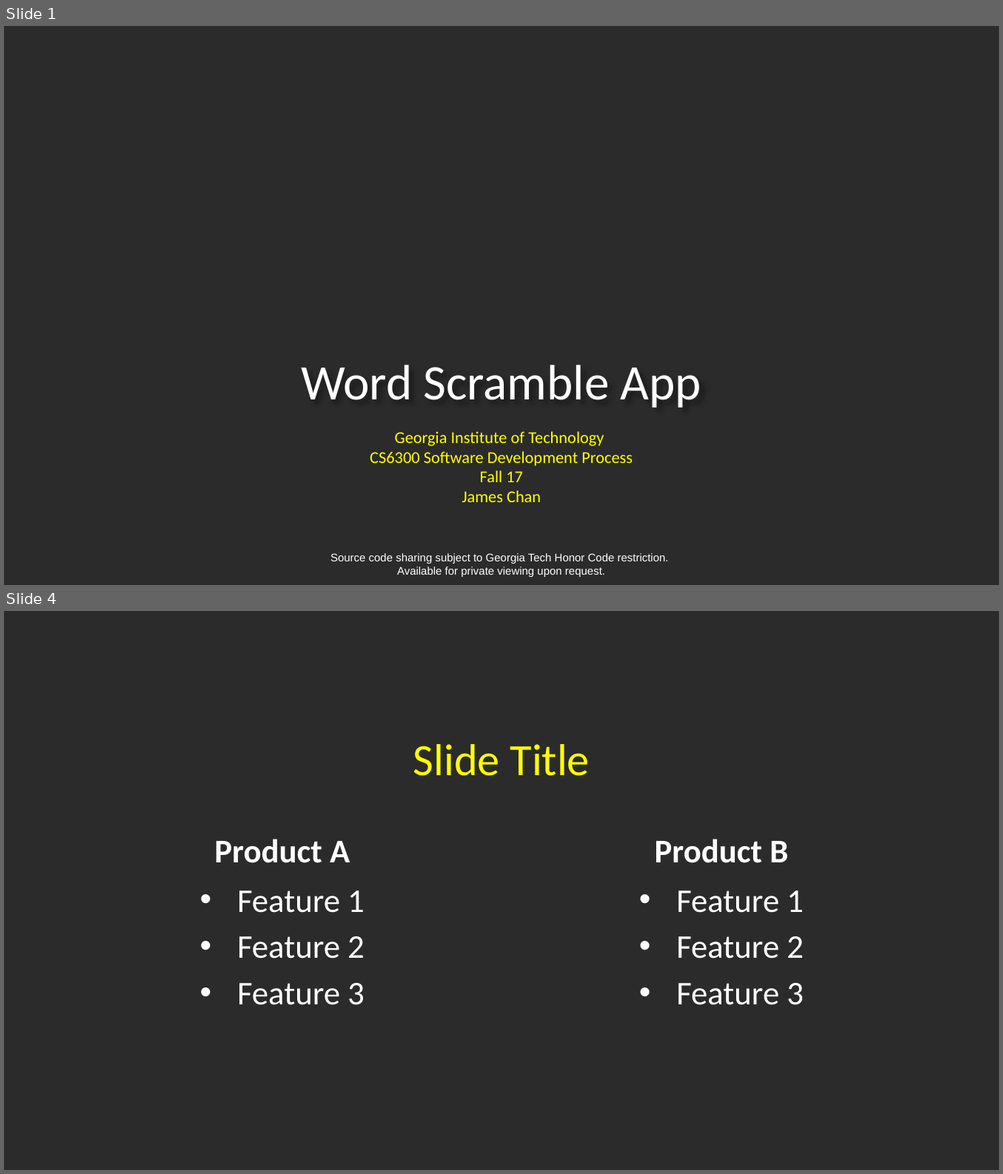
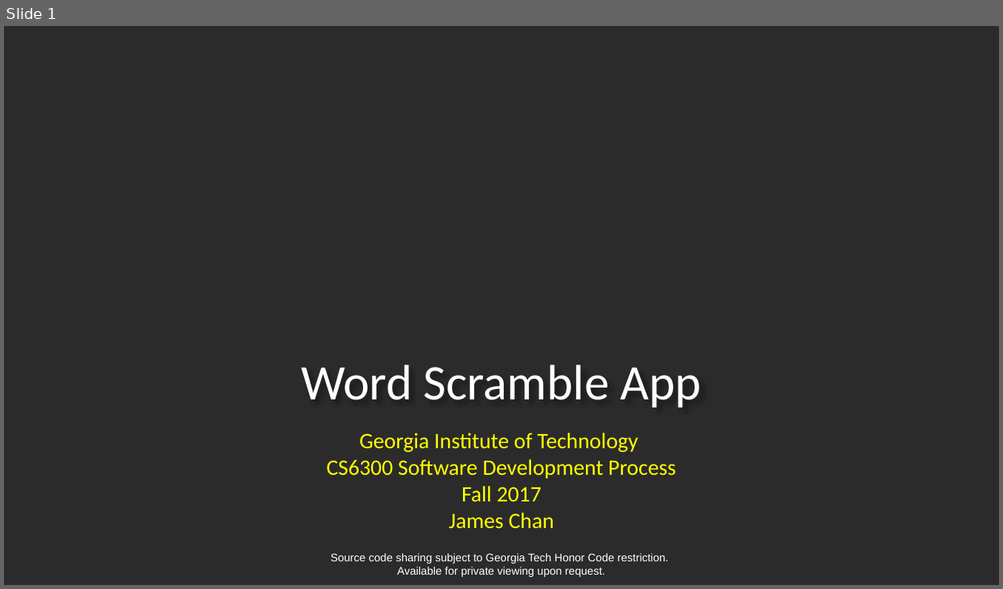
Before and after one commit to jameschanx/Georgia_Tech_School_Projects, a slide deck: Word Scramble App - CS6300 Software Development Process.pptx. Shown one above the other, each under a label of ours: slides 1 and 4 before the commit, slide 1 after it; the slides between them are not shown. The pictures are 1003x1174 and 1003x589 pixels, drawn with LibreOffice and Linux fonts; fonts in the diff are those of the drawing; background and template pictures are left out; a plain dark background stands for a picture behind light text. Boxes give left, top, right and bottom in pixels: in the first picture for what was removed or moved away, otherwise in the second. Text is boxed around its words. In the diff, an @@ line names an element or a change of style, - is before the commit and + after.

```diff
--- a/Word Scramble App - CS6300 Software Development Process.pptx
+++ b/Word Scramble App - CS6300 Software Development Process.pptx
@@ slide 4 removed at box(4, 611, 999, 1170), background picture (left out) @@
@@ title removed at box(413, 744, 589, 776) @@
-Slide Title
@@ text removed at box(214, 839, 350, 863) @@
-Product A
@@ text removed at box(654, 839, 788, 863) @@
-Product B
@@ text removed at box(237, 891, 364, 1005) @@
-• Feature 1
-• Feature 2
-• Feature 3
@@ text removed at box(676, 891, 803, 1005) @@
-• Feature 1
-• Feature 2
-• Feature 3
@@ slide 1 changed as well @@
@@ subtitle at box(327, 433, 676, 529): text changed; size 12 to 16 pt @@
-Georgia Institute of Technology
-CS6300 Software Development Process
-Fall 17
-James Chan
+Georgia Institute of Technology
+CS6300 Software Development Process
+Fall 2017
+James Chan
```
Also in this commit, not shown: 5 slides added, 3 other slides removed, 1 other file.
